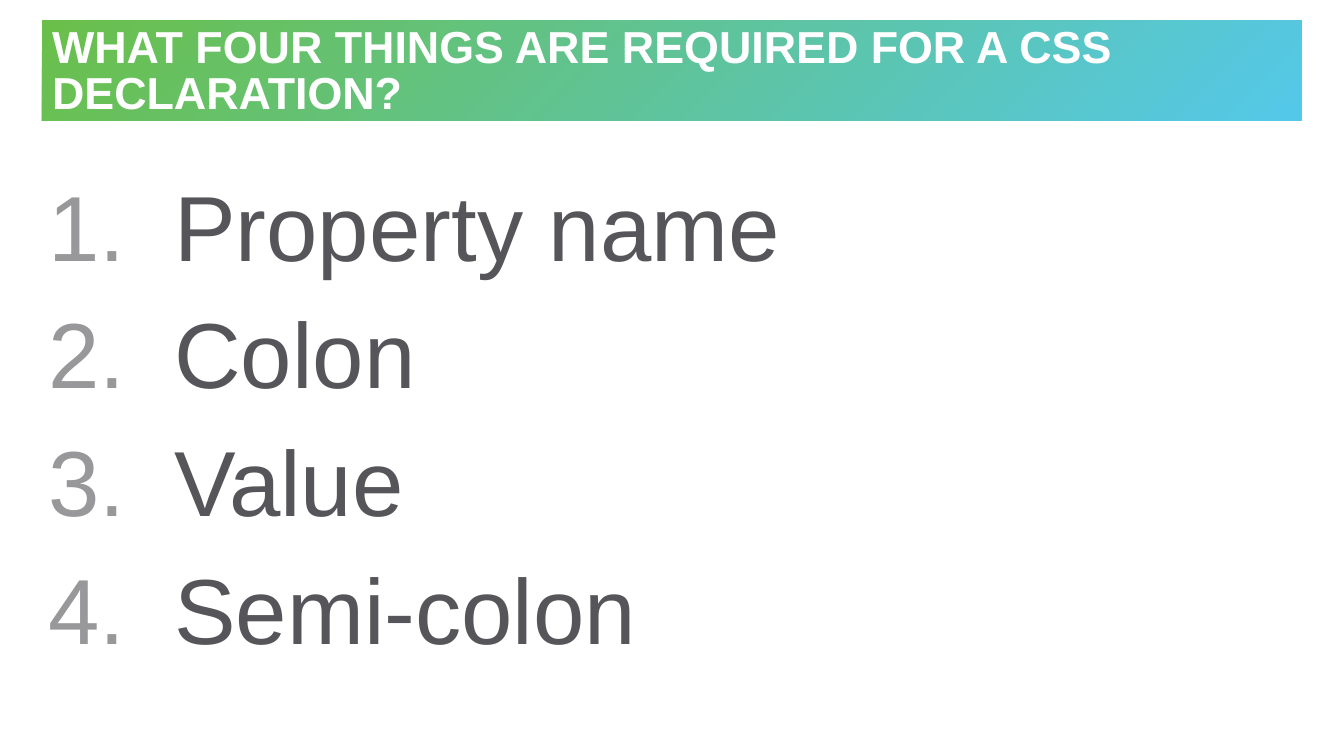
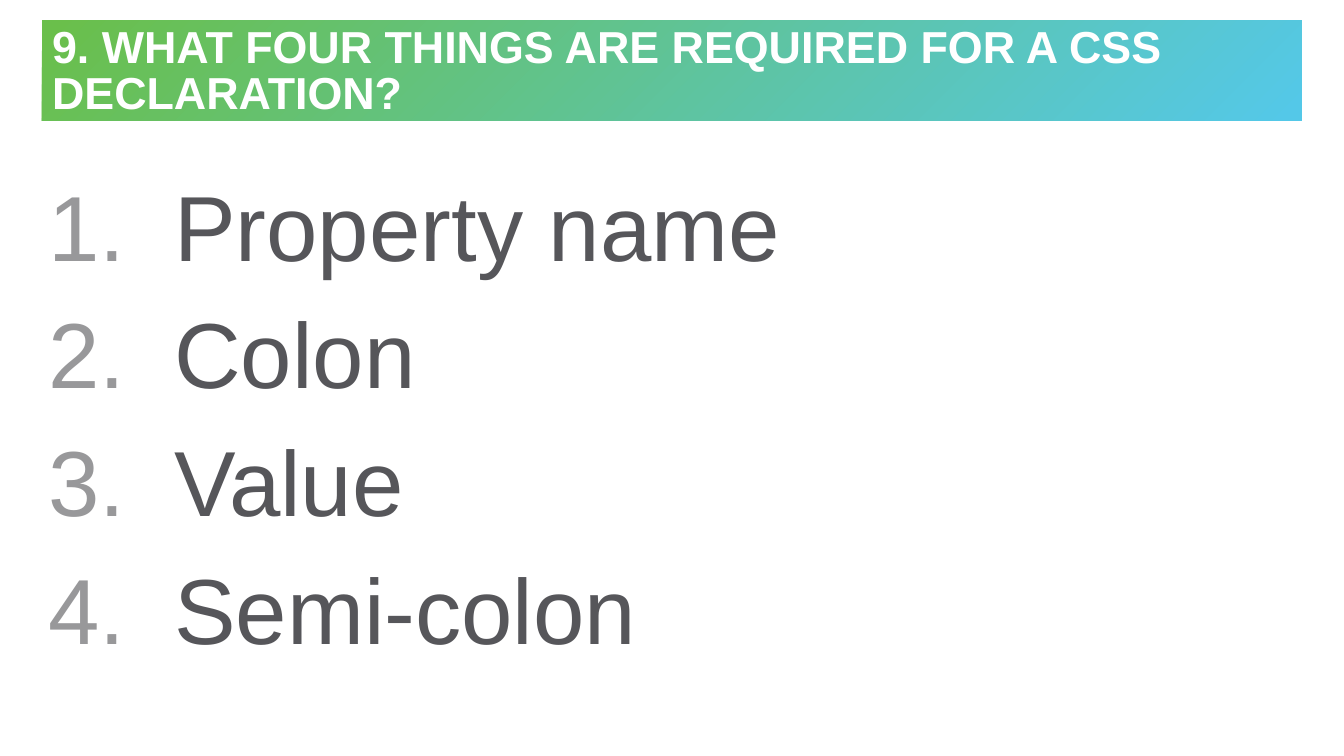
Before and after one commit to hytechclub/web-101, a slide deck: slide 11 of Week06/HtmlCssReviewActivity.pptx (slide 10 before the commit). Drawn at 1344x756 pixels with LibreOffice and Linux fonts; fonts in the diff are those of the drawing. Boxes give left, top, right and bottom in pixels: in the first picture for what was removed or moved away, otherwise in the second. Text is boxed around its words. In the diff, an @@ line names an element or a change of style, - is before the commit and + after.

```diff
--- a/Week06/HtmlCssReviewActivity.pptx
+++ b/Week06/HtmlCssReviewActivity.pptx
@@ title at box(52, 31, 1161, 110): text changed @@
-WHAT FOUR THINGS ARE REQUIRED FOR A CSS DECLARATION?
+9. WHAT FOUR THINGS ARE REQUIRED FOR A CSS DECLARATION?
```
Also in this commit, not shown: 12 other slides changed, 1 slide added.
